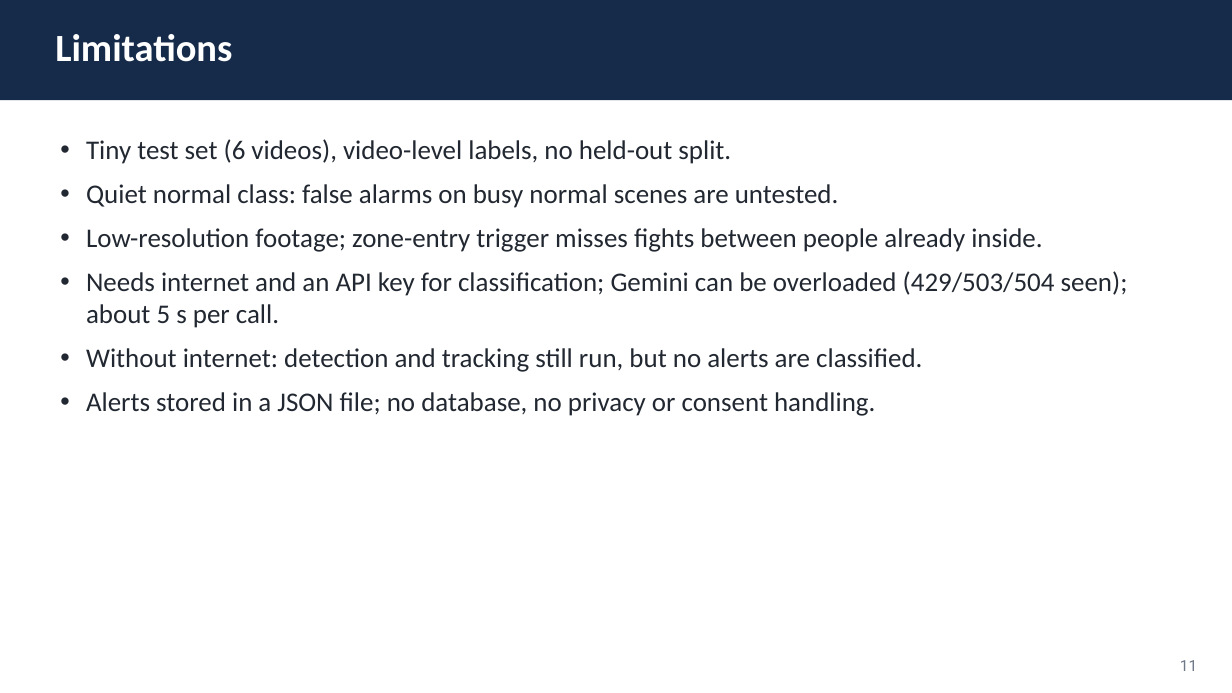
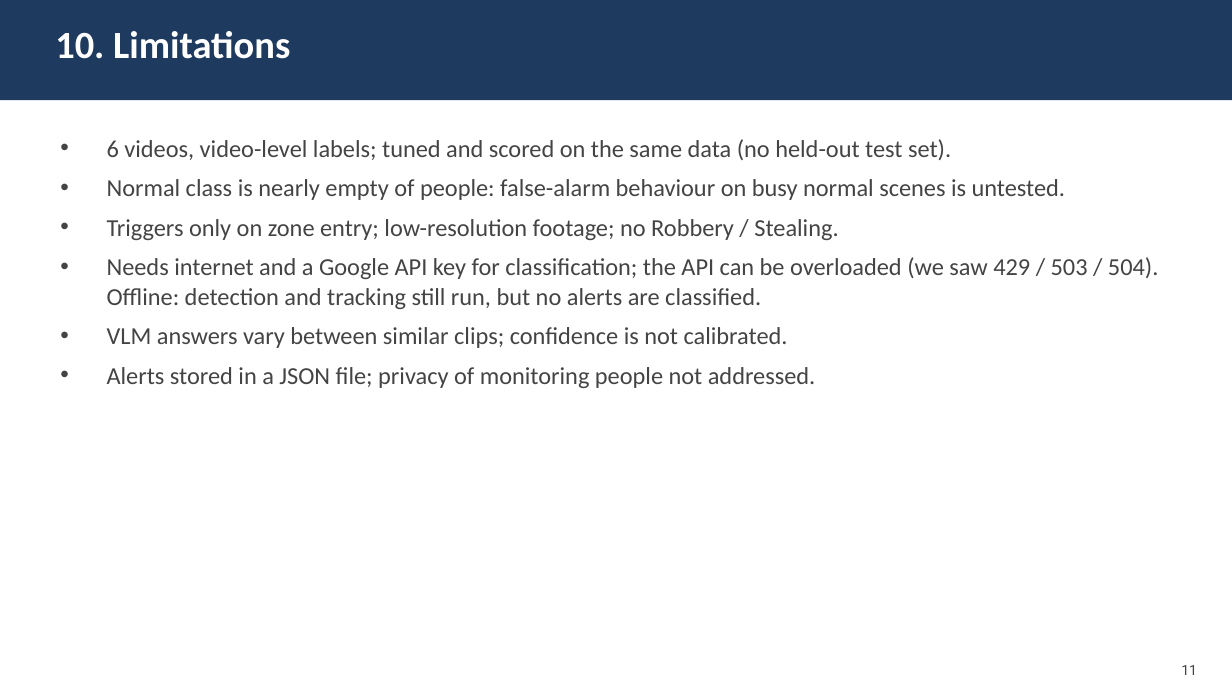
Before and after one commit to Tanya-74/SmartCCTV_Project, a slide deck: slide 11 of report/Final_Presentation.pptx. Drawn at 1232x693 pixels with LibreOffice and Linux fonts; fonts in the diff are those of the drawing. Boxes give left, top, right and bottom in pixels: in the first picture for what was removed or moved away, otherwise in the second. Text is boxed around its words. In the diff, an @@ line names an element or a change of style, - is before the commit and + after.

```diff
--- a/report/Final_Presentation.pptx
+++ b/report/Final_Presentation.pptx
@@ rectangle at [0,0,1232,100]: fill #162A4A to #1F3A5F @@
@@ text at [55,31,290,59]: text changed @@
-Limitations
+10. Limitations
@@ text at [107,139,1159,388]: text changed; size 21 to 19 pt; text colour #222831 to #444444 @@
-• Tiny test set (6 videos), video-level labels, no held-out split.
-• Quiet normal class: false alarms on busy normal scenes are untested.
-• Low-resolution footage; zone-entry trigger misses fights between people already inside.
-• Needs internet and an API key for classification; Gemini can be overloaded (429/503/504 seen); about 5 s per call.
-• Without internet: detection and tracking still run, but no alerts are classified.
-• Alerts stored in a JSON file; no database, no privacy or consent handling.
+• 6 videos, video-level labels; tuned and scored on the same data (no held-out test set).
+• Normal class is nearly empty of people: false-alarm behaviour on busy normal scenes is untested.
+• Triggers only on zone entry; low-resolution footage; no Robbery / Stealing.
+• Needs internet and a Google API key for classification; the API can be overloaded (we saw 429 / 503 / 504). Offline: detection and tracking still run, but no alerts are classified.
+• VLM answers vary between similar clips; confidence is not calibrated.
+• Alerts stored in a JSON file; privacy of monitoring people not addressed.
@@ text "11" at [1181,665,1197,675]: size 12 to 11 pt, text colour #6E7887 to #444444 @@
```
Also in this commit, not shown: 7 other slides changed, 7 slides added, 5 slides removed, 16 other files.
